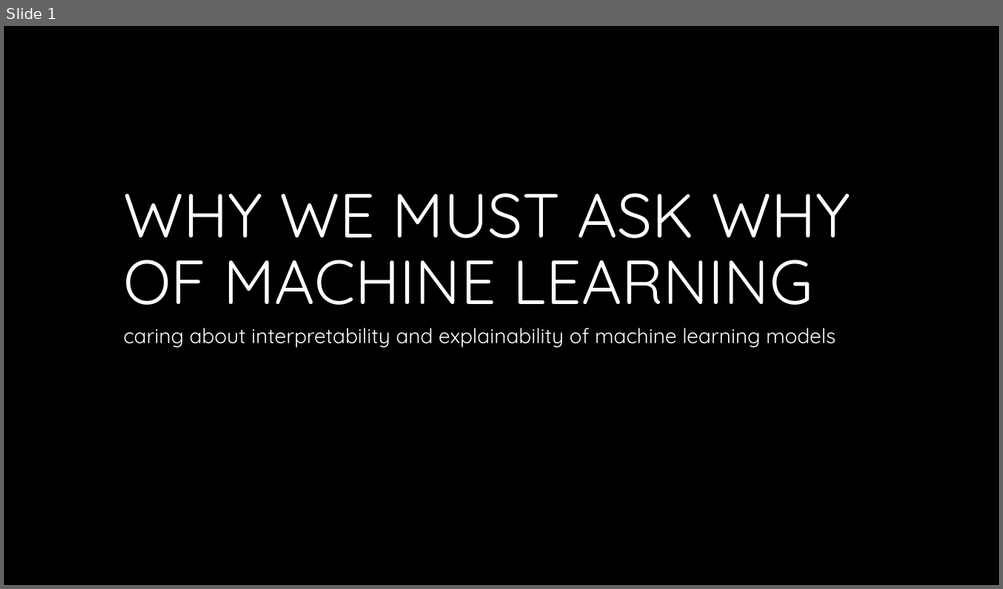
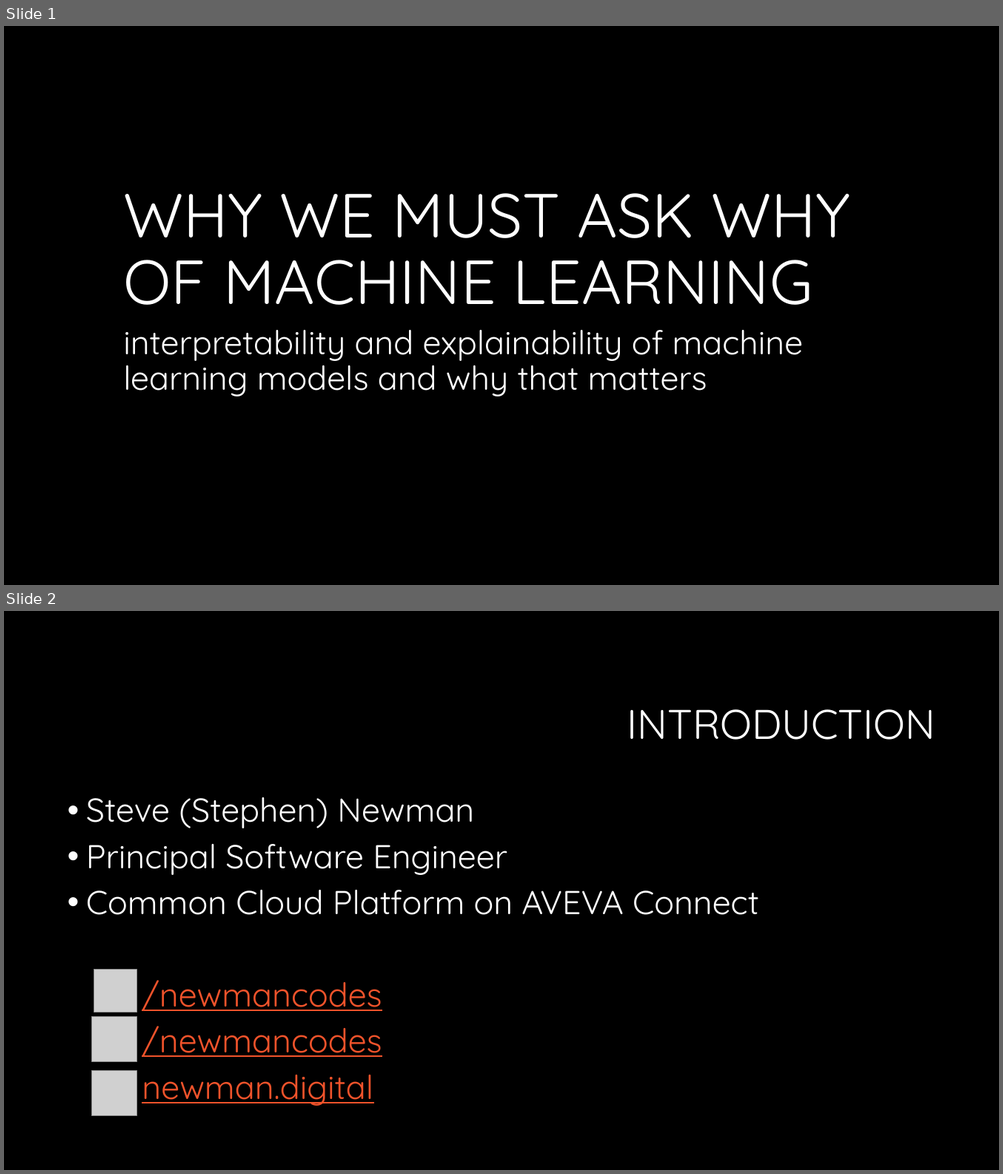
Before and after one commit to newmancodes/why-we-must-ask-why-of-machine-learning, a slide deck: Why We Must Ask Why of Machine Learning.pptx. Shown one above the other, each under a label of ours: slide 1 before the commit, slides 1 and 2 after it. The pictures are 1003x589 and 1003x1174 pixels, drawn with LibreOffice and Linux fonts; fonts in the diff are those of the drawing; grey boxes stand for pictures; background and template pictures are left out. Boxes give left, top, right and bottom in pixels: in the first picture for what was removed or moved away, otherwise in the second. Text is boxed around its words. In the diff, an @@ line names an element or a change of style, - is before the commit and + after.

```diff
--- a/Why We Must Ask Why of Machine Learning.pptx
+++ b/Why We Must Ask Why of Machine Learning.pptx
@@ slide 2 added at box(4, 611, 999, 1170), background #000000 @@
@@ title added at box(627, 709, 935, 740), 40 pt, text #FFFFFF @@
+INTRODUCTION
@@ text added at box(86, 797, 759, 1106), 32 pt, text #FFFFFF @@
+• Steve (Stephen) Newman
+• Principal Software Engineer
+• Common Cloud Platform on AVEVA Connect
+/newmancodes
+/newmancodes
+newman.digital
@@ picture added at box(94, 970, 136, 1012) @@
@@ picture added at box(91, 1017, 136, 1062) @@
@@ picture added at box(91, 1071, 136, 1116) @@
@@ slide 1 changed as well @@
@@ subtitle at box(123, 330, 803, 397): text changed; size 20 to 32 pt @@
-caring about interpretability and explainability of machine learning models
+interpretability and explainability of machine learning models and why that matters
```
Also in this commit, not shown: 5 other slides added, 1 slide removed.
